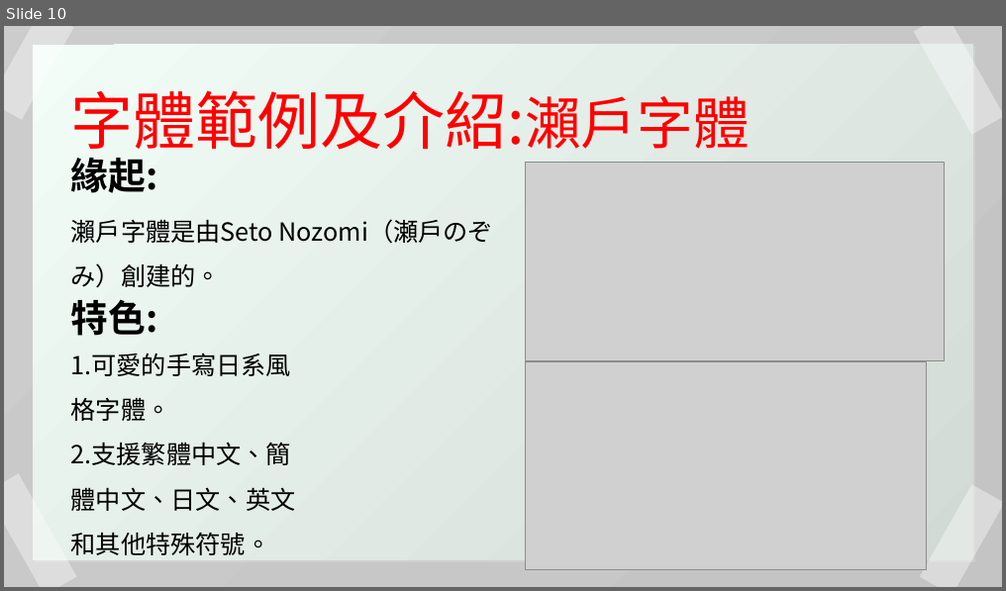
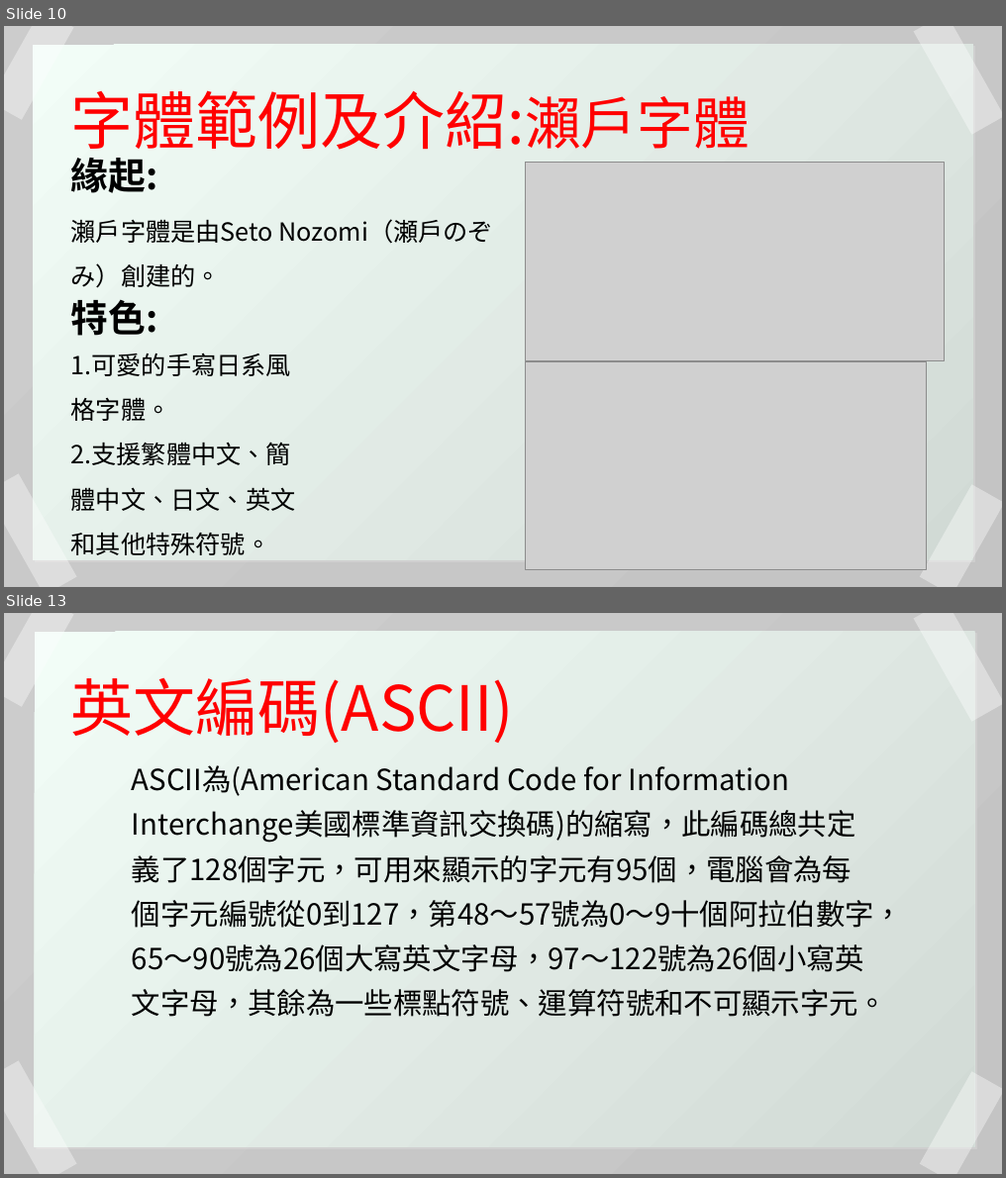
Before and after one commit to duckken1026/computer-font, a slide deck: 109590029_鄭傳脩_藝術概論期中報告.pptx. Shown one above the other, each under a label of ours: slide 10 before the commit, slides 10 and 13 after it; the slides between them are not shown. The pictures are 1006x591 and 1006x1178 pixels, drawn with LibreOffice and Linux fonts; fonts in the diff are those of the drawing; grey boxes stand for pictures. Boxes give left, top, right and bottom in pixels: in the first picture for what was removed or moved away, otherwise in the second. Text is boxed around its words. In the diff, an @@ line names an element or a change of style, - is before the commit and + after.

Commit message:
Update ppt(ASCII,BIG5)

```diff
--- a/109590029_鄭傳脩_藝術概論期中報告.pptx
+++ b/109590029_鄭傳脩_藝術概論期中報告.pptx
@@ slide 13 added at (4, 613, 1002, 1174), background #FFFFFF; not listed: 1 template element that a slide beside it also shows @@
@@ rectangle added at (4, 613, 74, 707), fill #FFFFFF at 38% opacity @@
@@ rectangle added at (35, 632, 975, 1148), fill gradient #F2FDF7 to #D1DAD5 @@
@@ rectangle added at (914, 613, 1002, 722), fill #FFFFFF at 38% opacity @@
@@ text added at (71, 677, 515, 743), 60 pt, text #FF0000 @@
+英文編碼(ASCII)
@@ text added at (132, 765, 903, 1017), 28 pt, text #000000 @@
+ASCII為(American Standard Code for Information Interchange美國標準資訊交換碼)的縮寫，此編碼總共定義了128個字元，可用來顯示的字元有95個，電腦會為每個字元編號從0到127，第48～57號為0～9十個阿拉伯數字，65～90號為26個大寫英文字母，97～122號為26個小寫英文字母，其餘為一些標點符號、運算符號和不可顯示字元。
@@ rectangle added at (4, 1060, 77, 1174), fill #FFFFFF at 38% opacity @@
@@ rectangle added at (920, 1071, 1002, 1174), fill #FFFFFF at 38% opacity @@
```
Also in this commit, not shown: 4 other slides added, 1 other file.
